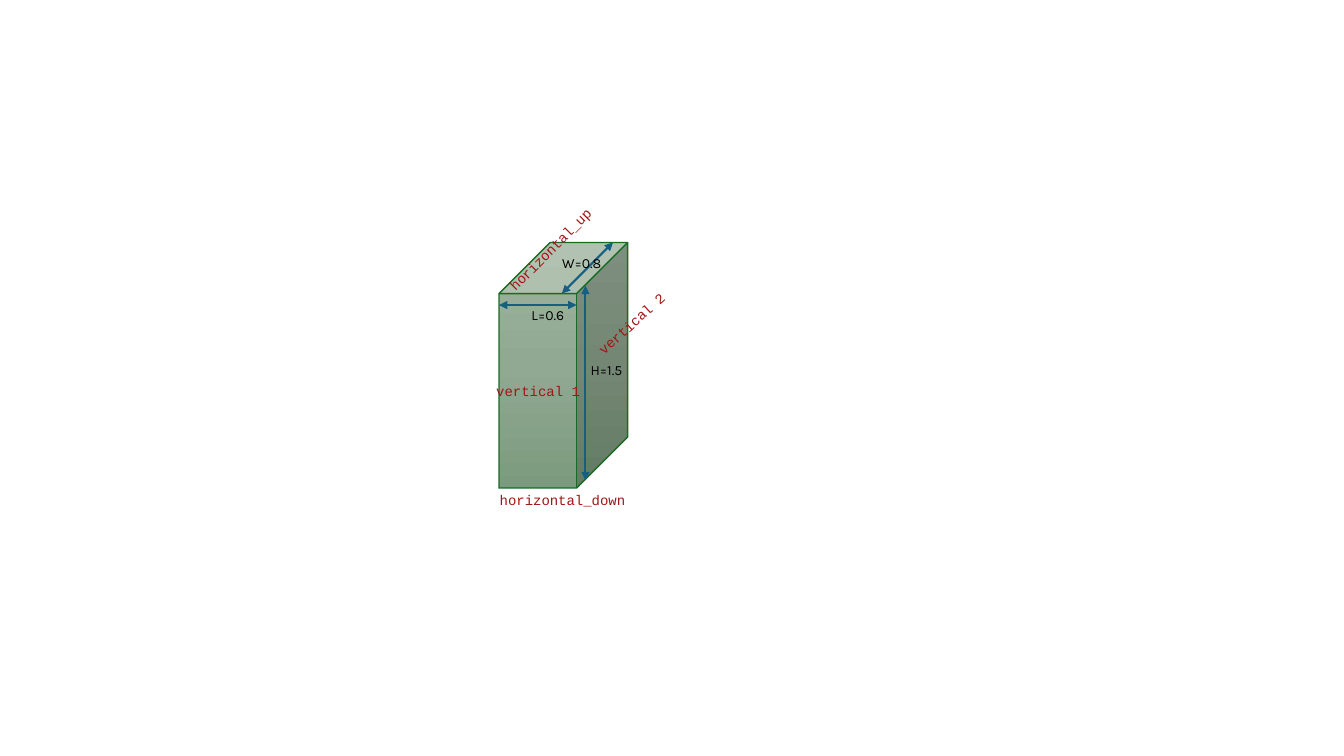
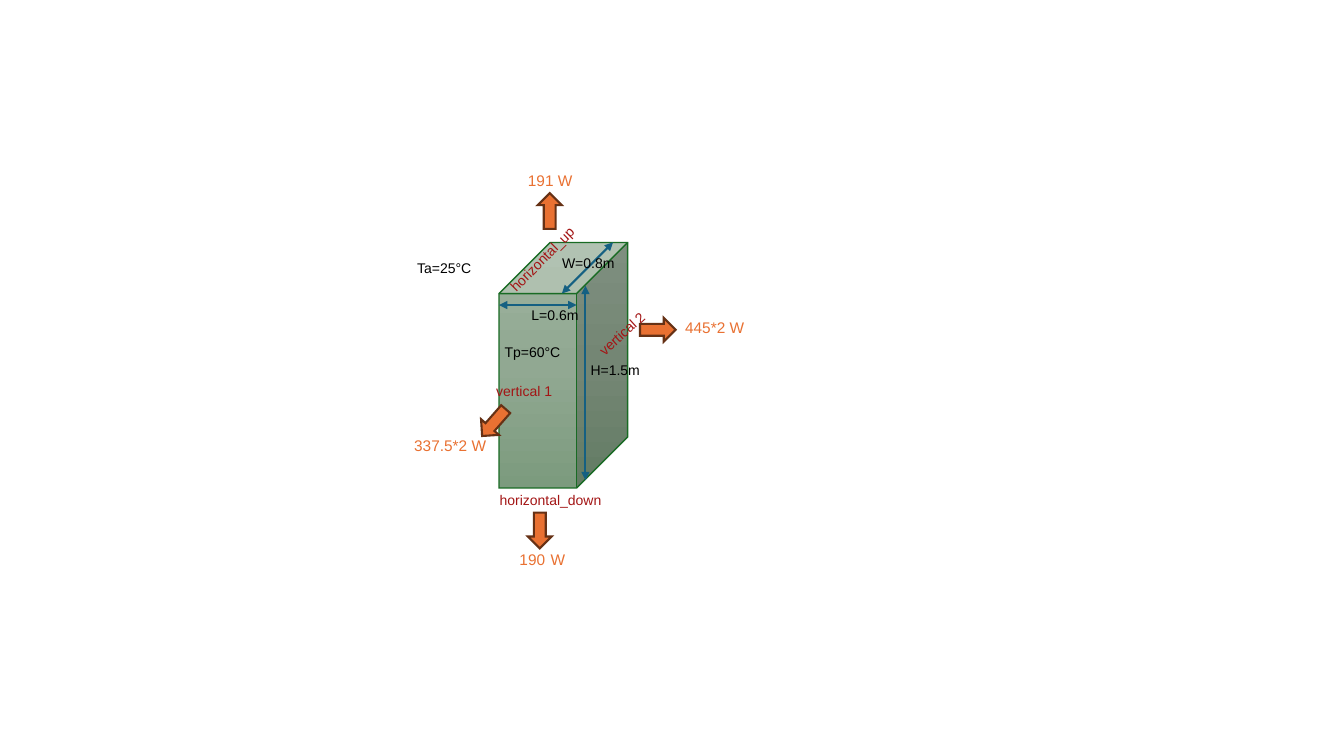
Before and after one commit to ZoheirHADID/EnergySystemModels-fr, a slide deck: slide 1 of Examples.pptx. Drawn at 1344x756 pixels with LibreOffice and Linux fonts; fonts in the diff are those of the drawing. Boxes give left, top, right and bottom in pixels: in the first picture for what was removed or moved away, otherwise in the second. Text is boxed around its words. In the diff, an @@ line names an element or a change of style, - is before the commit and + after.

```diff
--- a/Examples.pptx
+++ b/Examples.pptx
@@ text at <box>562,257,614,272</box>: text changed; font Karla to Arial @@
-W=0.8
+W=0.8m
@@ text at <box>531,309,578,324</box>: text changed; font Karla to Arial @@
-L=0.6
+L=0.6m
@@ font Courier New to Arial in 4 elements at <box>552,234,573,244</box>, <box>640,312,646,327</box>, <box>500,495,602,508</box>, <box>496,385,552,400</box> @@
@@ text at <box>591,364,640,379</box>: text changed; font Karla to Arial @@
-H=1.5
+H=1.5m
@@ group added at <box>414,175,745,565</box>: 6 texts, 4 right arrows @@
+Tp=60°C
+Ta=25°C
+191 W
+190 W
+445*2 W
+337.5*2 W
```
Also in this commit, not shown: 1 other file.
